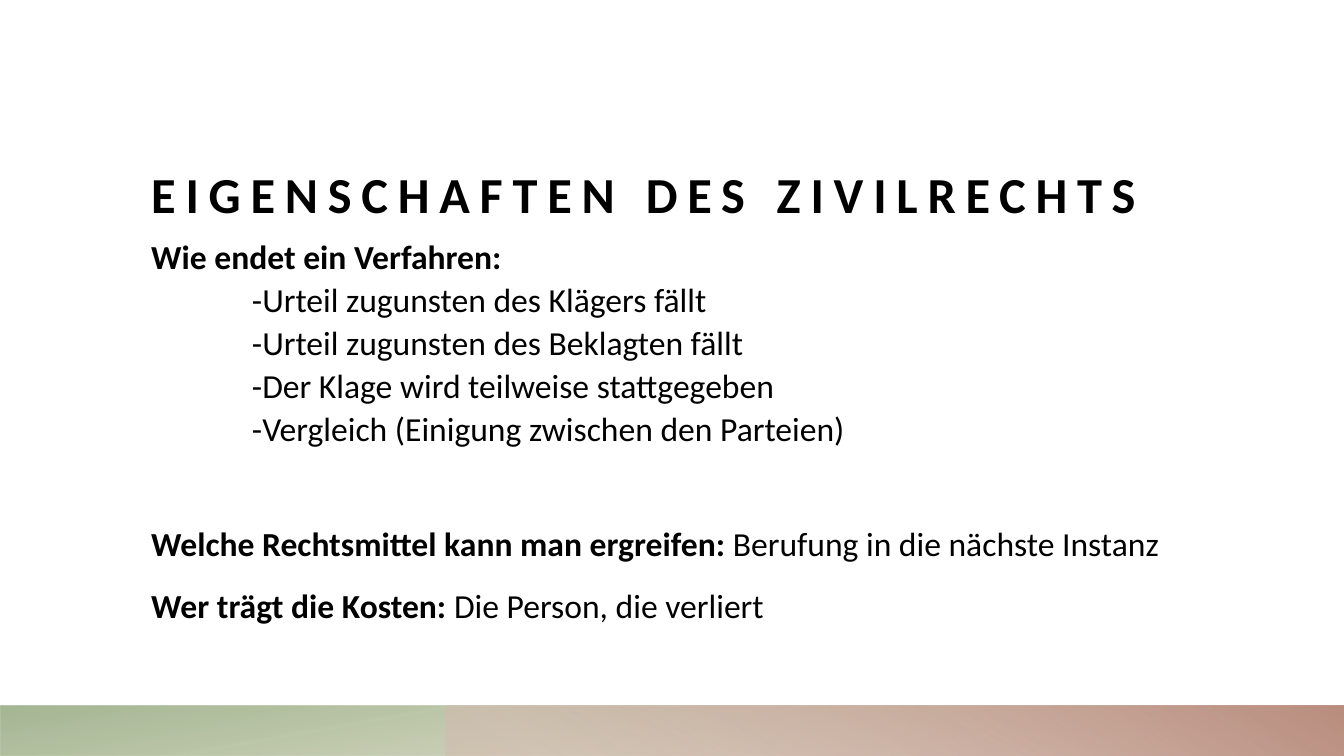
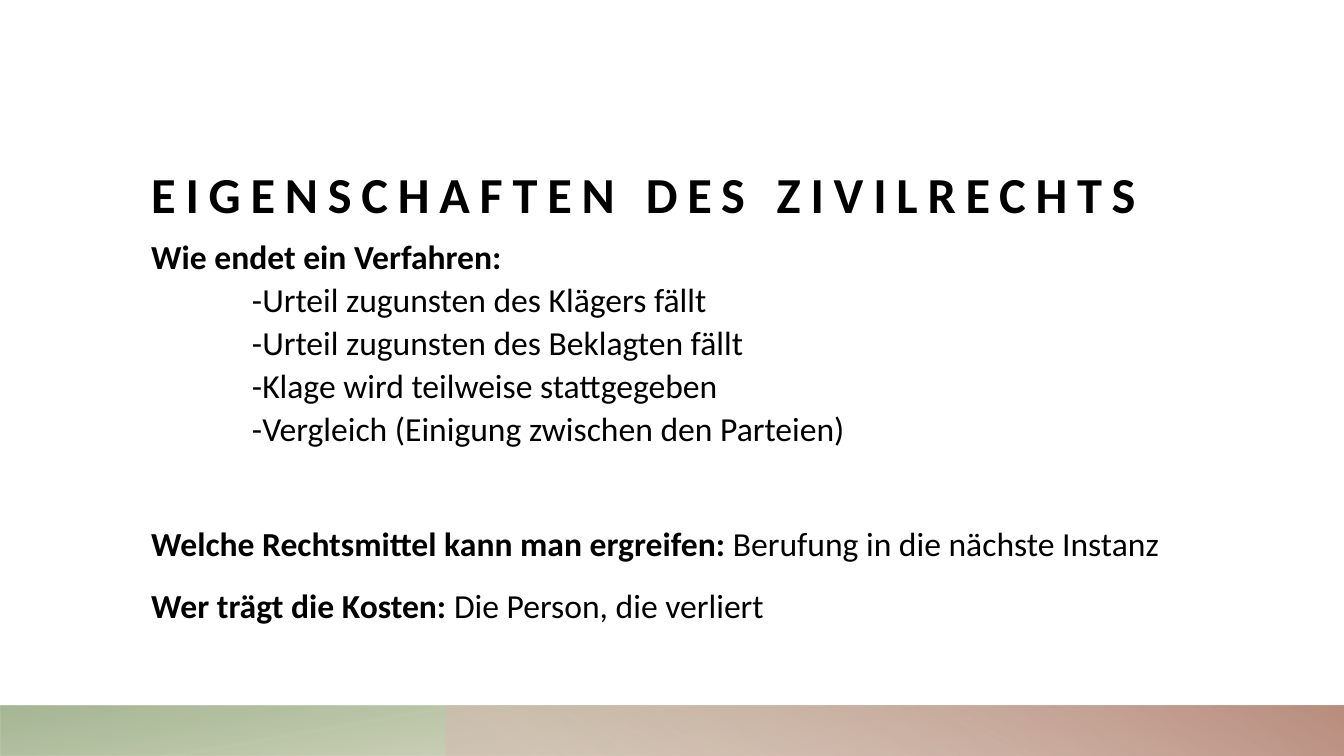
Before and after one commit to ArkonM/4CHIF, a slide deck: slide 11 of BWM - Werner Baumgartner/Zivilrecht.pptx. Drawn at 1344x756 pixels with LibreOffice and Linux fonts; fonts in the diff are those of the drawing. Boxes give left, top, right and bottom in pixels: in the first picture for what was removed or moved away, otherwise in the second. Text is boxed around its words. In the diff, an @@ line names an element or a change of style, - is before the commit and + after.

```diff
--- a/BWM - Werner Baumgartner/Zivilrecht.pptx
+++ b/BWM - Werner Baumgartner/Zivilrecht.pptx
@@ text at [151, 245, 844, 447]: text changed @@
-Wie endet ein Verfahren:
--Urteil zugunsten des Klägers fällt
--Urteil zugunsten des Beklagten fällt
--Der Klage wird teilweise stattgegeben
--Vergleich (Einigung zwischen den Parteien)
+Wie endet ein Verfahren:
+-Urteil zugunsten des Klägers fällt
+-Urteil zugunsten des Beklagten fällt
+-Klage wird teilweise stattgegeben
+-Vergleich (Einigung zwischen den Parteien)
```
